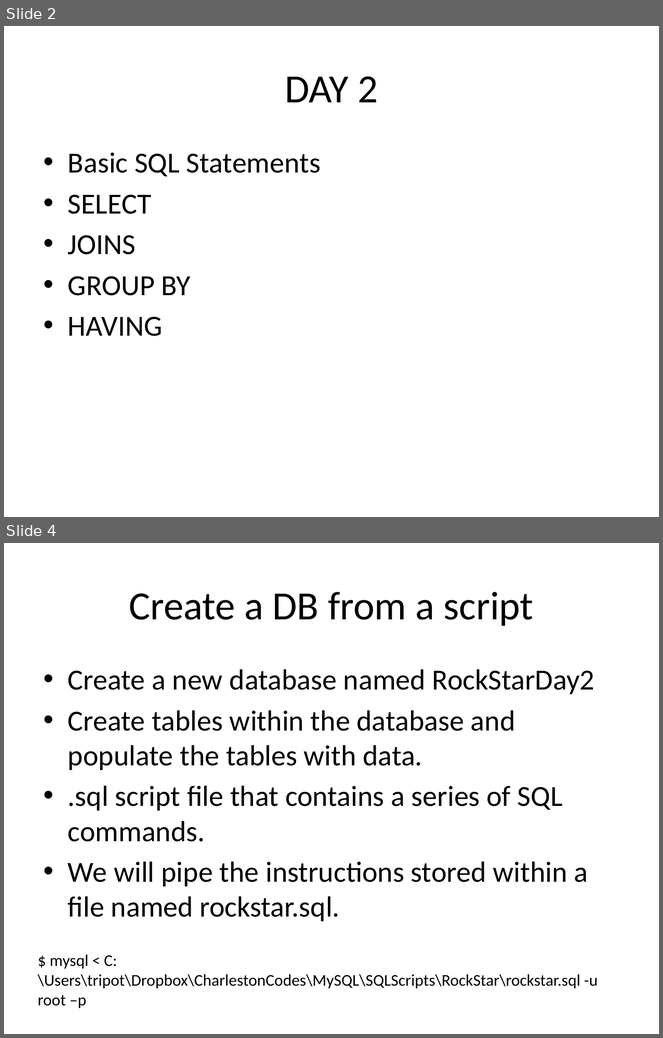
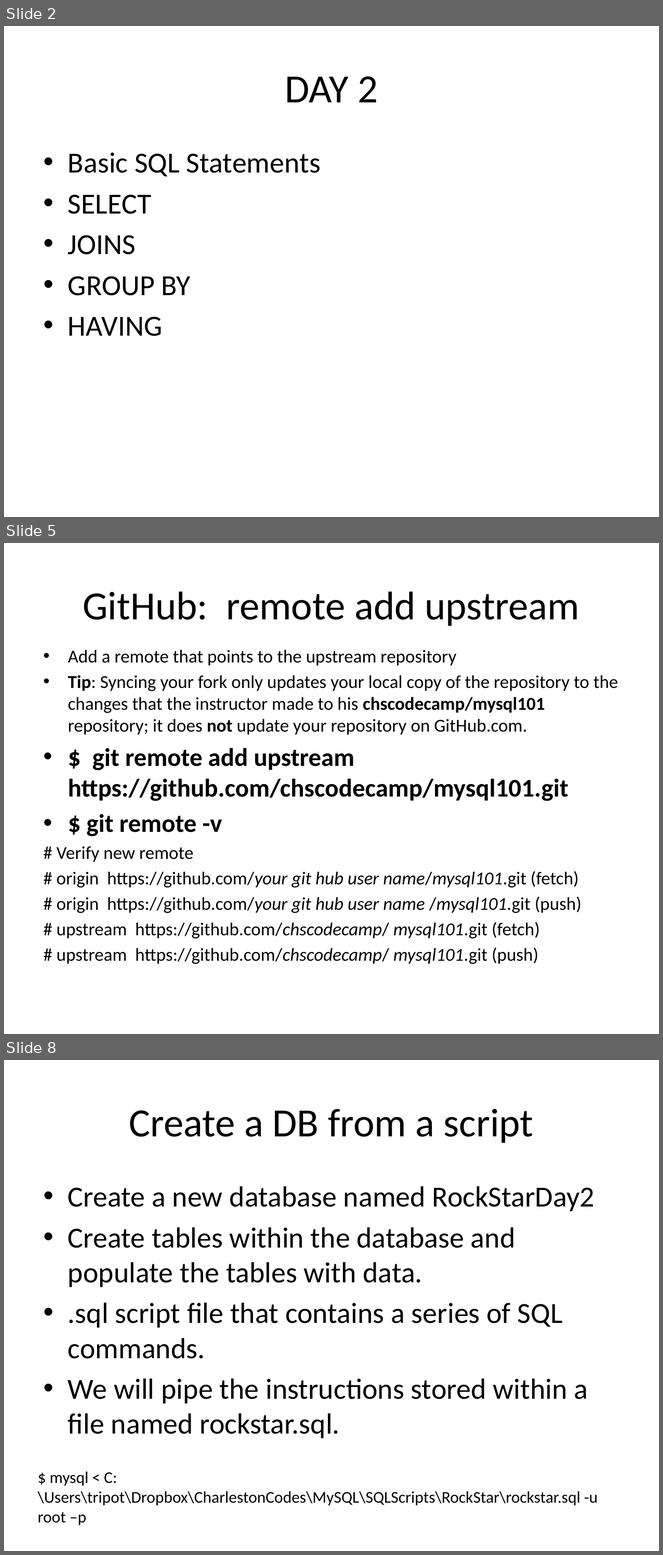
Before and after one commit to dchabala10/mysql101, a slide deck: Presentation/Intro_to_Relational_Databases_with_MySQL_Day2and3.pptx. Shown one above the other, each under a label of ours: slides 2 and 4 before the commit, slides 2, 5 and 8 after it; the slides between them are not shown. The pictures are 663x1038 and 663x1555 pixels, drawn with LibreOffice and Linux fonts; fonts in the diff are those of the drawing. Boxes give left, top, right and bottom in pixels: in the first picture for what was removed or moved away, otherwise in the second. Text is boxed around its words. In the diff, an @@ line names an element or a change of style, - is before the commit and + after.

Commit message:
updated presentation slides with git hub fetch and merge

```diff
--- a/Presentation/Intro_to_Relational_Databases_with_MySQL_Day2and3.pptx
+++ b/Presentation/Intro_to_Relational_Databases_with_MySQL_Day2and3.pptx
@@ slide 5 added at [4, 543, 659, 1034], background #FFFFFF @@
@@ title added at [83, 591, 580, 626], 44 pt, text #000000 @@
+GitHub: remote add upstream
@@ text added at [57, 650, 619, 964], 20 pt, text #000000 @@
+• Add a remote that points to the upstream repository
+• Tip: Syncing your fork only updates your local copy of the repository to the changes that the instructor made to his chscodecamp/mysql101 repository; it does not update your repository on GitHub.com.
+• $ git remote add upstream https://github.com/chscodecamp/mysql101.git
+• $ git remote -v
+# Verify new remote
+# origin https://github.com/your git hub user name/mysql101.git (fetch)
+# origin https://github.com/your git hub user name /mysql101.git (push)
+# upstream https://github.com/chscodecamp/ mysql101.git (fetch)
+# upstream https://github.com/chscodecamp/ mysql101.git (push)
@@ what was slide 4 is now slide 8 @@
```
Also in this commit, not shown: 1 slide changed, 3 other slides added.
